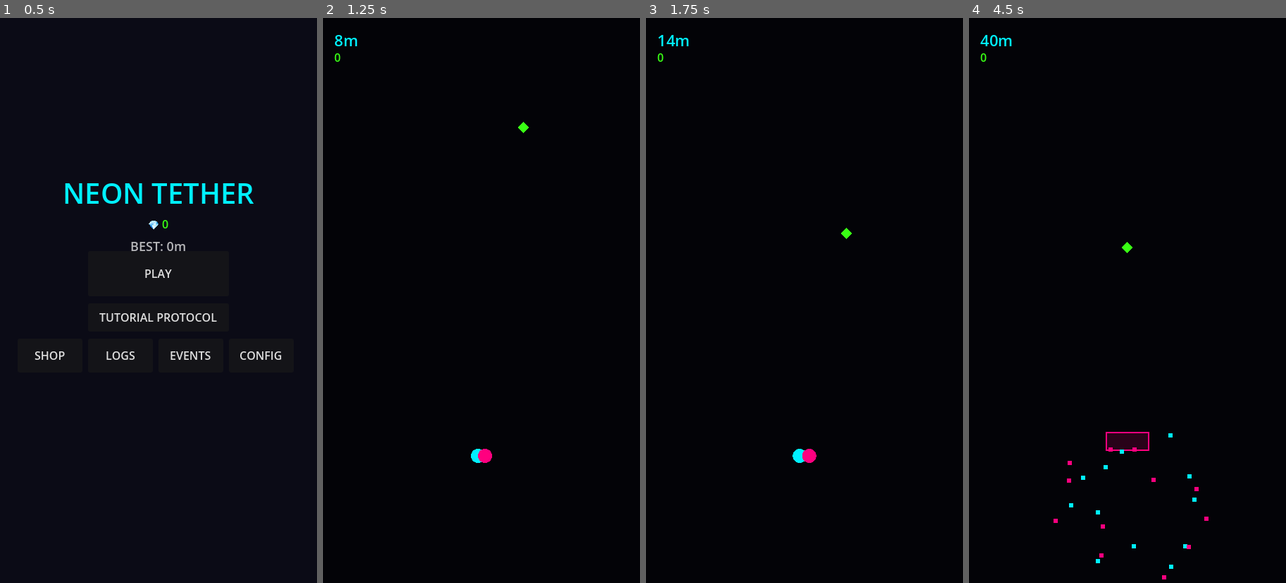
Above: before the commit, frames 1-4 (left to right).
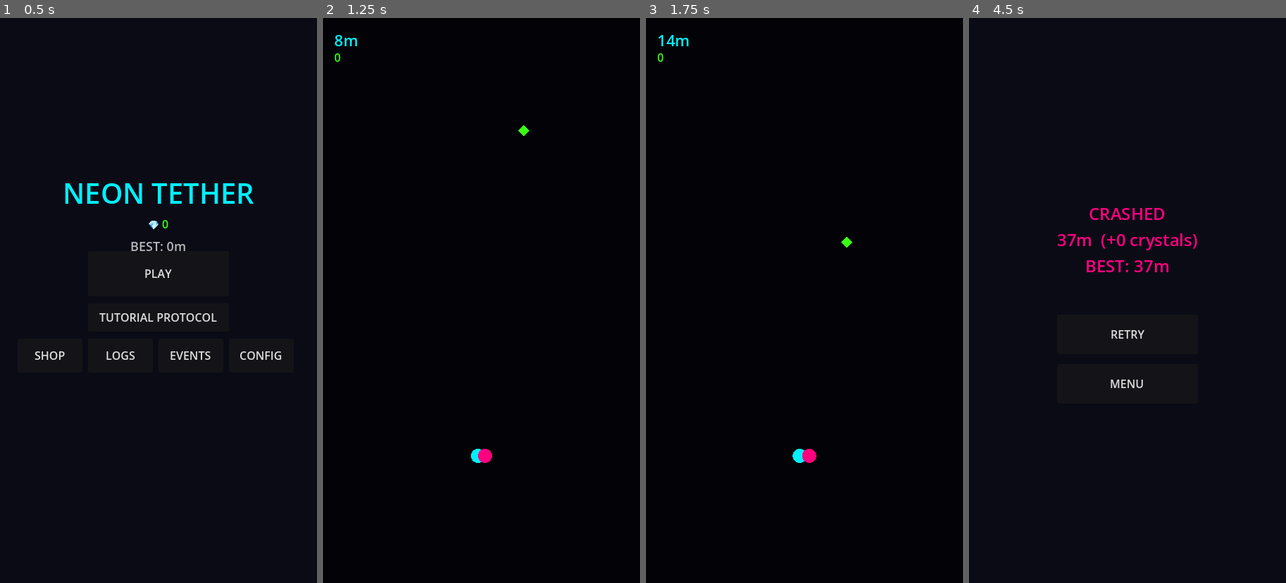
Above: after the commit, the same moments.

Repository: Kelvis123456/neon-tether-game-design
Game: Godot game, scene res://scenes/Main.tscn
The game is run twice, just before and just after one commit, with the same random seed, the same clock (stepped at 60 frames per second) and the same inputs.
Inputs (mouse positions are in pixels of both pictures, inside the frame that each line leads up to):
- Up to frame 1 (0.5 s): no input
- Up to frame 2 (1.25 s): click "PLAY" at 0.5 s
- Up to frame 3 (1.75 s): move the mouse to (874, 272) at 1.27 s; click (874, 272) at 1.42 s
- Up to frame 4 (4.5 s): move the mouse to (1064, 328) at 2.02 s; click (1064, 328) at 2.17 s; move the mouse to (1159, 176) at 2.77 s; click (1159, 176) at 2.92 s; move the mouse to (1111, 413) at 3.52 s; click (1111, 413) at 3.67 s; move the mouse to (1222, 385) at 4.27 s; click (1222, 385) at 4.42 s

Frame 1 is identical in both runs. In frame 2, less than 0.1% of the frame differs, in the area x 61-66%, y 18-21%; in frame 3, less than 0.1%; in frame 4, 1.9%, in the area x 3-76%, y 3-100%.

Commit message:
Add difficulty ramp, make combo affect score, teach obstacle colors in tutorial
The game never got harder over time and the combo multiplier never
actually multiplied anything, so surviving longer felt pointless. Speed
and spawn rate now scale with distance. Combo now multiplies score gain
directly and decays if you stop grazing, so keeping it up is worth
something.

Also the tutorial only taught hold/release as raw input and never showed
an obstacle, so finishing it didn't tell you which color needs which
action. Added two briefing steps that show the actual magenta/cyan
obstacle shapes next to the tether width that clears them before the
practice steps.

Diff:
--- a/godot/scripts/gameplay.gd
+++ b/godot/scripts/gameplay.gd
@@ -22,6 +22,24 @@
 const CENTER_MERGE_THRESHOLD := 35.0
 const SIDE_SAFE_MARGIN := 110.0
 
+# Difficulty ramp: speed and spawn rate scale with score, maxing out around
+# DIFFICULTY_RAMP_SCORE (score/5 = meters, so ~240m). The original prototype
+# never scaled either of these — constant difficulty was a real weakness,
+# not something faithfully preserved on purpose.
+const BASE_SPEED := 5.0
+const MAX_SPEED := 11.0
+const DIFFICULTY_RAMP_SCORE := 1200.0
+const BASE_SPAWN_MIN := 50.0
+const BASE_SPAWN_MAX := 90.0
+const HARD_SPAWN_MIN := 30.0
+const HARD_SPAWN_MAX := 55.0
+
+# Combo: grazing keeps it up and it directly multiplies score gain (real
+# risk/reward now, instead of a cosmetic number); left alone for a few
+# seconds, it decays back toward 1x.
+const COMBO_DECAY_DELAY := 3.0
+const COMBO_DECAY_RATE := 0.15
+
 const COLOR_GREEN := Color("#39ff14")
 const COLOR_BG := Color(0.012, 0.012, 0.027)
 
@@ -71,6 +89,7 @@
 var quick_snaps_count := 0
 var _hold_started_at_ms := 0
 var next_obstacle_time := 0.0
+var _time_since_graze := 0.0
 
 # {type: "center"|"side_left"|"side_right", y: float, resolved: bool}
 var obstacles: Array = []
@@ -124,7 +143,8 @@
 	score = 0.0
 	run_crystals = 0
 	combo = 1.0
-	speed = 5.0
+	speed = BASE_SPEED
+	_time_since_graze = 0.0
 	width = MIN_WIDTH
 	target_width = MIN_WIDTH
 	obstacles.clear()
@@ -185,6 +205,7 @@
 		# but scales correctly on displays that aren't exactly 60Hz.
 		var steps := delta * 60.0
 		_advance(steps)
+		_update_combo_decay(delta)
 	_age_trail(delta)
 	_update_snap_flash(delta)
 	_update_shatter(delta)
@@ -193,16 +214,30 @@
 func _advance(steps: float) -> void:
 	width += (target_width - width) * SPRING_LERP * steps
 
+	var difficulty_t := clampf(score / DIFFICULTY_RAMP_SCORE, 0.0, 1.0)
+	speed = lerpf(BASE_SPEED, MAX_SPEED, difficulty_t)
+
 	next_obstacle_time -= steps
 	if next_obstacle_time <= 0.0:
 		_spawn()
-		next_obstacle_time = 50.0 + randf() * 40.0
+		var spawn_min := lerpf(BASE_SPAWN_MIN, HARD_SPAWN_MIN, difficulty_t)
+		var spawn_max := lerpf(BASE_SPAWN_MAX, HARD_SPAWN_MAX, difficulty_t)
+		next_obstacle_time = spawn_min + randf() * (spawn_max - spawn_min)
 
 	_move_and_collide(steps)
 	_sample_trail()
 
-	score += steps
+	# Combo directly multiplies score gain now — grazing obstacles and
+	# keeping the combo up is what actually pays off, not just a number
+	# going up on screen for its own sake.
+	score += steps * combo
 	_score_label.text = "%dm" % int(score / 5.0)
+
+func _update_combo_decay(delta: float) -> void:
+	_time_since_graze += delta
+	if _time_since_graze > COMBO_DECAY_DELAY and combo > 1.0:
+		combo = maxf(1.0, combo - COMBO_DECAY_RATE * delta)
+		_combo_label.text = "%.1fx" % combo
 
 ## "Tether Ribbon Trails": tapering ribbon with fading opacity 0.8 -> 0.0
 ## over a 200ms window (art_direction.md 2). Spheres only move horizontally
@@ -315,6 +350,7 @@
 func _graze() -> void:
 	combo += 0.1
 	grazes_count += 1
+	_time_since_graze = 0.0
 	_combo_label.text = "%.1fx" % combo
 	_combo_label.visible = true
 	AudioSynth.play_graze()
--- a/godot/scripts/screens/tutorial_screen.gd
+++ b/godot/scripts/screens/tutorial_screen.gd
@@ -1,8 +1,13 @@
 extends Node2D
 
 ## Ported from prototype/index.html's #screen-tutorial + app.js's
-## startTutorial/tutorialLoop/handleTutStart/handleTutEnd: a 3-step guided
-## flow (hold to split, release to merge, done) that unlocks the
+## startTutorial/tutorialLoop/handleTutStart/handleTutEnd, then expanded with
+## two briefing steps: the original 3-step flow only ever taught the RAW
+## INPUT (hold=split, release=merge) without ever showing an obstacle, so a
+## player could finish it and still not know which color they had to dodge
+## with which action. Steps 1-2 now show the actual center/side obstacle
+## shapes from gameplay.gd next to the tether width that clears them, before
+## steps 3-5 (unchanged practice flow) drill the input itself. Unlocks the
 ## "first_transmission" achievement — previously unreachable in the Godot
 ## port, since nothing else ever completed it.
 ##
@@ -25,7 +30,20 @@
 const SPHERE_RADIUS := 10.0
 const COLOR_BG := Color(0.012, 0.012, 0.027)
 
-var step := 1
+# Mirrors gameplay.gd's CENTER_OBSTACLE_WIDTH / SIDE_OBSTACLE_WIDTH and its
+# obstacle rects, so the briefing illustration matches what actually spawns
+# in a real run instead of being a made-up approximation.
+const CENTER_OBSTACLE_WIDTH := 60.0
+const SIDE_OBSTACLE_WIDTH := 100.0
+const OBSTACLE_HALF_HEIGHT := 40.0
+
+const STEP_BRIEF_MAGENTA := 1
+const STEP_BRIEF_CYAN := 2
+const STEP_PRACTICE_HOLD := 3
+const STEP_PRACTICE_RELEASE := 4
+const STEP_DONE := 5
+
+var step := STEP_BRIEF_MAGENTA
 var width := MIN_WIDTH
 var target_width := MIN_WIDTH
 
@@ -44,19 +62,19 @@
 	_hud = CanvasLayer.new()
 	add_child(_hud)
 
-	_step_label = UIHelpers.label("TUTORIAL STEP 1/3", 14, Color(1, 1, 1, 0.6), HORIZONTAL_ALIGNMENT_CENTER)
+	_step_label = UIHelpers.label("TUTORIAL STEP 1/5", 14, Color(1, 1, 1, 0.6), HORIZONTAL_ALIGNMENT_CENTER)
 	_step_label.position = Vector2(25, 50)
 	_step_label.custom_minimum_size = Vector2(CANVAS_WIDTH - 50, 24)
 	_hud.add_child(_step_label)
 
-	_instruction_label = UIHelpers.label("PRESS AND HOLD TO SPLIT CORE", 20, _cyan, HORIZONTAL_ALIGNMENT_CENTER, true)
+	_instruction_label = UIHelpers.label("MAGENTA BLOCKS THE CENTER", 20, _magenta, HORIZONTAL_ALIGNMENT_CENTER, true)
 	_instruction_label.position = Vector2(25, 80)
 	_instruction_label.custom_minimum_size = Vector2(CANVAS_WIDTH - 50, 70)
 	_hud.add_child(_instruction_label)
 
-	_hint_label = UIHelpers.label("👆 HOLD ANYWHERE", 16, Color(1, 1, 1, 0.7), HORIZONTAL_ALIGNMENT_CENTER)
+	_hint_label = UIHelpers.label("SPLIT WIDE TO CLEAR IT — 👆 TAP TO CONTINUE", 15, Color(1, 1, 1, 0.7), HORIZONTAL_ALIGNMENT_CENTER, true)
 	_hint_label.position = Vector2(25, TETHER_Y + 50)
-	_hint_label.custom_minimum_size = Vector2(CANVAS_WIDTH - 50, 30)
+	_hint_label.custom_minimum_size = Vector2(CANVAS_WIDTH - 50, 44)
 	_hud.add_child(_hint_label)
 
 	_abandon_btn = UIHelpers.button("ABANDON SIMULATION", 260, 48)
@@ -64,34 +82,64 @@
 	_abandon_btn.pressed.connect(func(): finished.emit())
 	_hud.add_child(_abandon_btn)
 
+	# Step 1's illustration needs the tether drawn wide (split) from the
+	# start, since it's a static "here's the safe shape" demo, not something
+	# the player has to hold for.
+	width = MAX_WIDTH
+	target_width = MAX_WIDTH
+
 func _input(event: InputEvent) -> void:
-	if step >= 3:
+	if step >= STEP_DONE:
 		return
+
+	var pressed := false
 	if event is InputEventScreenTouch:
-		if event.pressed:
-			_on_hold_start()
-		else:
-			_on_hold_end()
+		pressed = event.pressed
 	elif event is InputEventMouseButton and event.button_index == MOUSE_BUTTON_LEFT:
-		if event.pressed:
-			_on_hold_start()
-		else:
-			_on_hold_end()
+		pressed = event.pressed
+	else:
+		return
+
+	if step == STEP_BRIEF_MAGENTA or step == STEP_BRIEF_CYAN:
+		if pressed:
+			_advance_briefing()
+	elif pressed:
+		_on_hold_start()
+	else:
+		_on_hold_end()
+
+func _advance_briefing() -> void:
+	if step == STEP_BRIEF_MAGENTA:
+		step = STEP_BRIEF_CYAN
+		_step_label.text = "TUTORIAL STEP 2/5"
+		_instruction_label.text = "CYAN BLOCKS THE SIDES"
+		_instruction_label.add_theme_color_override("font_color", _cyan)
+		_hint_label.text = "MERGE NARROW TO SLIP THROUGH — 👆 TAP TO CONTINUE"
+		width = MIN_WIDTH
+		target_width = MIN_WIDTH
+	elif step == STEP_BRIEF_CYAN:
+		step = STEP_PRACTICE_HOLD
+		_step_label.text = "TUTORIAL STEP 3/5"
+		_instruction_label.text = "PRESS AND HOLD TO SPLIT CORE"
+		_instruction_label.add_theme_color_override("font_color", _cyan)
+		_hint_label.text = "👆 HOLD ANYWHERE"
+		width = MIN_WIDTH
+		target_width = MIN_WIDTH
 
 func _on_hold_start() -> void:
 	target_width = MAX_WIDTH
 	AudioSynth.play_split()
-	if step == 1:
-		step = 2
-		_step_label.text = "TUTORIAL STEP 2/3"
+	if step == STEP_PRACTICE_HOLD:
+		step = STEP_PRACTICE_RELEASE
+		_step_label.text = "TUTORIAL STEP 4/5"
 		_instruction_label.text = "RELEASE NOW TO MERGE SNAP"
 
 func _on_hold_end() -> void:
 	target_width = MIN_WIDTH
 	AudioSynth.play_merge()
-	if step == 2:
-		step = 3
-		_step_label.text = "TUTORIAL STEP 3/3"
+	if step == STEP_PRACTICE_RELEASE:
+		step = STEP_DONE
+		_step_label.text = "TUTORIAL STEP 5/5"
 		_instruction_label.text = "TUTORIAL SYSTEM OPERATIONAL!\nFIRST TRANSMISSION UNLOCKED"
 		_hint_label.visible = false
 		_abandon_btn.disabled = true
@@ -107,6 +155,18 @@
 func _draw() -> void:
 	draw_rect(Rect2(0, 0, CANVAS_WIDTH, CANVAS_HEIGHT), COLOR_BG, true)
 
+	if step == STEP_BRIEF_MAGENTA:
+		var rect := Rect2(CANVAS_WIDTH / 2.0 - CENTER_OBSTACLE_WIDTH / 2.0, TETHER_Y - OBSTACLE_HALF_HEIGHT, CENTER_OBSTACLE_WIDTH, OBSTACLE_HALF_HEIGHT * 2.0)
+		draw_rect(rect, Color(_magenta, 0.15), true)
+		draw_rect(rect, _magenta, false, 2.0)
+	elif step == STEP_BRIEF_CYAN:
+		var left_rect := Rect2(10.0, TETHER_Y - OBSTACLE_HALF_HEIGHT, SIDE_OBSTACLE_WIDTH, OBSTACLE_HALF_HEIGHT * 2.0)
+		var right_rect := Rect2(CANVAS_WIDTH - 110.0, TETHER_Y - OBSTACLE_HALF_HEIGHT, SIDE_OBSTACLE_WIDTH, OBSTACLE_HALF_HEIGHT * 2.0)
+		draw_rect(left_rect, Color(_cyan, 0.15), true)
+		draw_rect(left_rect, _cyan, false, 2.0)
+		draw_rect(right_rect, Color(_cyan, 0.15), true)
+		draw_rect(right_rect, _cyan, false, 2.0)
+
 	var offset := width / 2.0
 	var left_pos := Vector2(CANVAS_WIDTH / 2.0 - offset, TETHER_Y)
 	var right_pos := Vector2(CANVAS_WIDTH / 2.0 + offset, TETHER_Y)
Not shown, changed: project_management/CHANGELOG.md
Not shown, changed: project_management/ROADMAP.md
Not shown, changed: project_management/TASK_LIST.md
